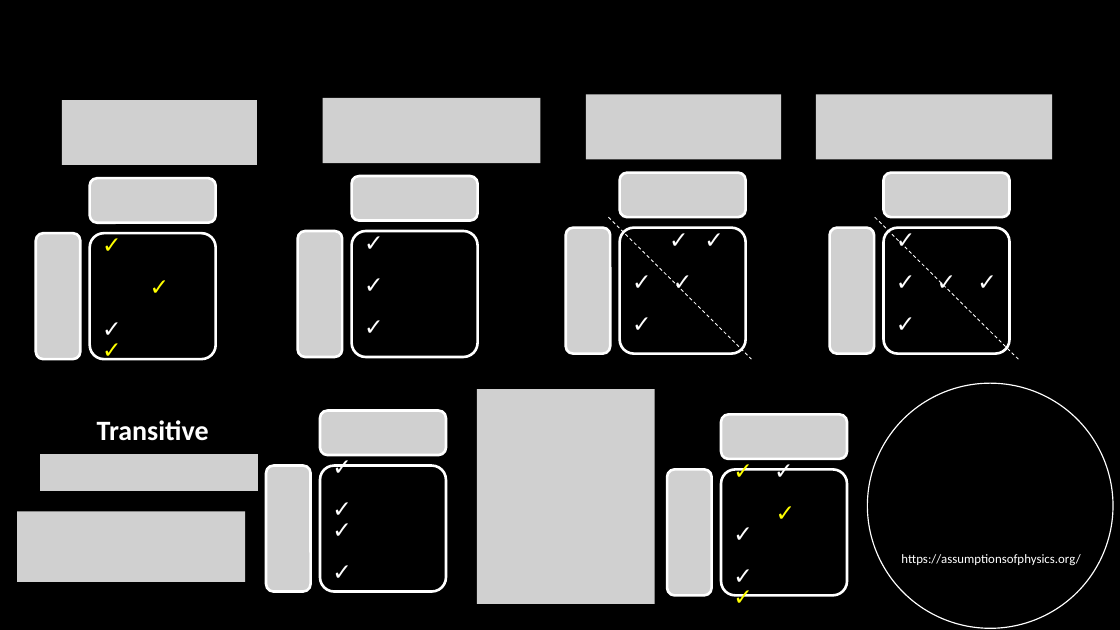
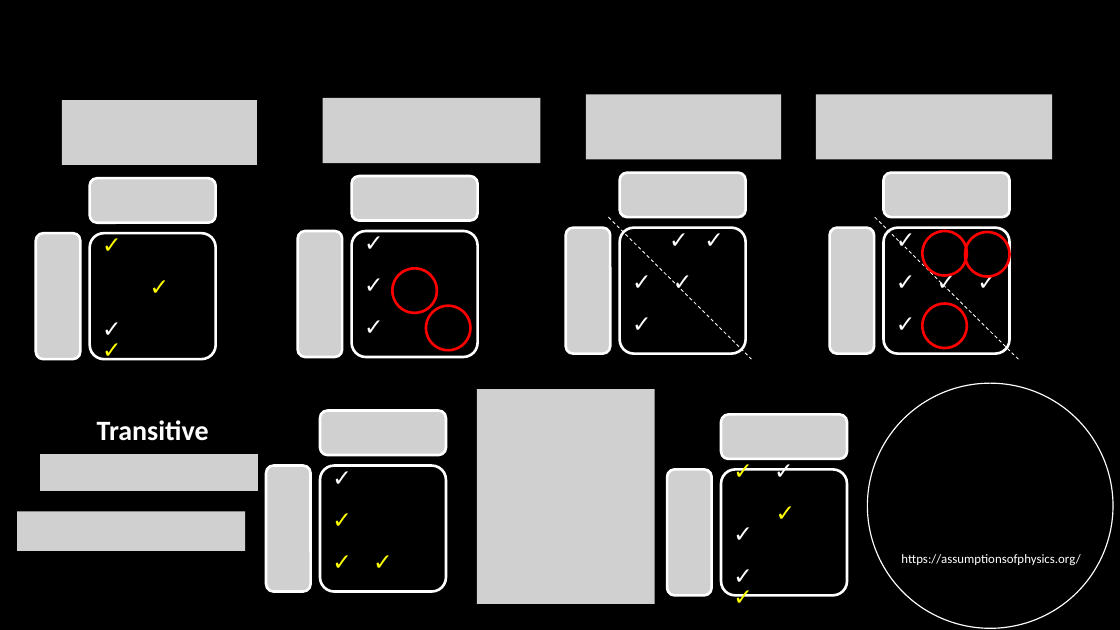
Before and after one commit to assumptionsofphysics/slides, a slide deck: slide 23 of Set Theory 112623.pptx (slide 22 before the commit). Drawn at 1120x630 pixels with LibreOffice and Linux fonts; fonts in the diff are those of the drawing; grey boxes stand for pictures; background and template pictures are left out. Boxes give left, top, right and bottom in pixels: in the first picture for what was removed or moved away, otherwise in the second. Text is boxed around its words. In the diff, an @@ line names an element or a change of style, - is before the commit and + after.

```diff
--- a/Set Theory 112623.pptx
+++ b/Set Theory 112623.pptx
@@ ellipse added at [923,231,967,276], outline #FF0000 2.25 pt @@
@@ ellipse added at [965,232,1010,276], outline #FF0000 2.25 pt @@
@@ ellipse added at [392,269,437,313], outline #FF0000 2.25 pt @@
@@ ellipse added at [426,306,471,350], outline #FF0000 2.25 pt @@
@@ ellipse added at [923,303,967,348], outline #FF0000 2.25 pt @@
@@ text in rounded rectangle at [320,465,446,592]: paragraph added @@
+✓
@@ text in rounded rectangle at [320,465,446,592]: paragraph removed @@
-✓
@@ rounded rectangle "✓" at [320,465,446,592]: text colour #FFFFFF to #FFFF00 in "✓", "✓ ✓" @@
@@ picture: place and size @@
-picture at [17,512,245,582]
+picture at [17,512,245,551]
```
Also in this commit, not shown: 4 other slides changed, 1 slide added.
